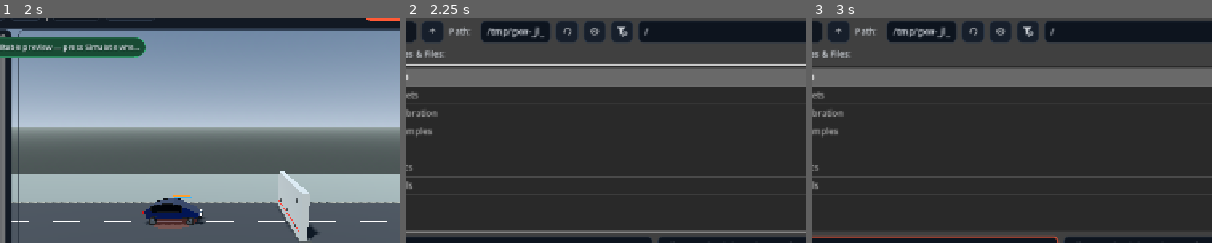
Above: before the commit, frames 1-3 (left to right).
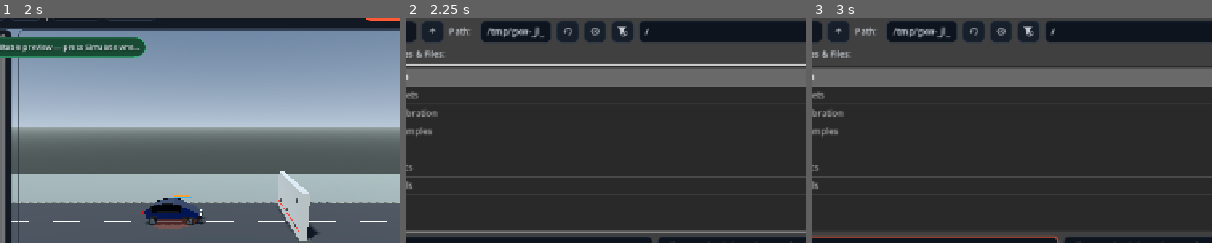
Above: after the commit, the same moments.

Repository: ArrowSK/crashvector
Game: Godot game, scene res://app/main.tscn
The game is run twice, just before and just after one commit, with the same random seed, the same clock (stepped at 60 frames per second) and the same inputs.
Inputs (mouse positions are % of the whole screen's width and height, from its top left):
- Up to frame 1 (2 s): click "New" at 0.5 s; click "New" at 1.25 s
- Up to frame 2 (2.25 s): click "Open" at 2 s
- Up to frame 3 (3 s): click (36, 59) at 2.77 s; type "12" at 2.85 s
The pictures show only the part of the screen within x 21-71%, y 8-58%; the shares and areas given below are measured in that part.

Frame 1 is identical in both runs. In frame 2, 0.1% of the frame differs, in the area x 39-61%, y 3-9%; in frame 3, 0.1%.

Commit message:
M11: preserve passenger-cell topology under severe crush

Diff:
--- a/src/vehicles/passenger_car_builder.gd
+++ b/src/vehicles/passenger_car_builder.gd
@@ -208,8 +208,19 @@
 		var front_station := rear_station + 1
 		_add_profile_beam(model, CompactHatchbackBuilder.node_index(rear_station, 0), CompactHatchbackBuilder.node_index(front_station, 3), &"safety_cell", stiffness_scale, &"safety_cell_diagonal", 1.0)
 		_add_profile_beam(model, CompactHatchbackBuilder.node_index(rear_station, 1), CompactHatchbackBuilder.node_index(front_station, 2), &"safety_cell", stiffness_scale, &"safety_cell_diagonal", 1.0)
-	_add_profile_beam(model, CompactHatchbackBuilder.node_index(CompactHatchbackBuilder.CABIN_REAR_STATION, 0), CompactHatchbackBuilder.node_index(CompactHatchbackBuilder.CABIN_FRONT_STATION, 2), &"safety_cell", stiffness_scale, &"safety_cell_long_diagonal", 1.0)
-	_add_profile_beam(model, CompactHatchbackBuilder.node_index(CompactHatchbackBuilder.CABIN_REAR_STATION, 1), CompactHatchbackBuilder.node_index(CompactHatchbackBuilder.CABIN_FRONT_STATION, 3), &"safety_cell", stiffness_scale, &"safety_cell_long_diagonal", 1.0)
+	_add_profile_beam(model, CompactHatchbackBuilder.node_index(CompactHatchbackBuilder.CABIN_REAR_STATION, 0), CompactHatchbackBuilder.node_index(CompactHatchbackBuilder.CABIN_FRONT_STATION, 2), &"safety_cell", stiffness_scale, &"safety_cell_long_diagonal", 1.25)
+	_add_profile_beam(model, CompactHatchbackBuilder.node_index(CompactHatchbackBuilder.CABIN_REAR_STATION, 1), CompactHatchbackBuilder.node_index(CompactHatchbackBuilder.CABIN_FRONT_STATION, 3), &"safety_cell", stiffness_scale, &"safety_cell_long_diagonal", 1.25)
+	# Long rocker/roof ties keep the protected cell ordered longitudinally after
+	# the engine-bay crush sections have exhausted their travel. They are not a
+	# rigid proxy: they use the same plastic safety-cell beam law, but span the
+	# complete cabin so adjacent stations cannot fold through one another.
+	for corner in range(4):
+		_add_profile_beam(
+			model,
+			CompactHatchbackBuilder.node_index(CompactHatchbackBuilder.CABIN_REAR_STATION, corner),
+			CompactHatchbackBuilder.node_index(CompactHatchbackBuilder.CABIN_FRONT_STATION, corner),
+			&"safety_cell", stiffness_scale, &"safety_cell_longitudinal_tie", 1.60
+		)
 
 static func _add_bending_constraints(model: StructuralModel, stiffness_scale: float) -> void:
 	var s := maxf(stiffness_scale, 0.1)
@@ -223,16 +234,13 @@
 				&"front_bending", k, 420.0 * sqrt(s), deg_to_rad(6.0), deg_to_rad(68.0), deg_to_rad(118.0), 18.0, component
 			)
 
-	# The passenger cell gets much stronger angular constraints. It can flex,
-	# but a symmetric frontal impact must predominantly shorten the engine bay
-	# rather than rotate the cell around a single nose node.
 	for corner in range(4):
 		for station in range(CompactHatchbackBuilder.CABIN_REAR_STATION + 1, CompactHatchbackBuilder.CABIN_FRONT_STATION):
 			model.add_bending_constraint(
 				CompactHatchbackBuilder.node_index(station - 1, corner),
 				CompactHatchbackBuilder.node_index(station, corner),
 				CompactHatchbackBuilder.node_index(station + 1, corner),
-				&"safety_cell_bending", 85000.0 * s, 1200.0 * sqrt(s), deg_to_rad(3.0), deg_to_rad(12.0), deg_to_rad(32.0), 3.0, &"safety_cell"
+				&"safety_cell_bending", 110000.0 * s, 1350.0 * sqrt(s), deg_to_rad(3.0), deg_to_rad(15.0), deg_to_rad(45.0), 2.5, &"safety_cell"
 			)
 
 static func _profile_for_station(station: int) -> StringName:
@@ -276,6 +284,6 @@
 			beam = model.add_beam(a, b, profile, 1250000.0 * s * m, 4200.0 * sqrt(s) * sqrt(m), 0.040, 0.42, 0.64, 15.0)
 			beam.configure_progressive_curve(0.42, 0.32, 0.70, component)
 		_:
-			beam = model.add_beam(a, b, &"safety_cell", 5400000.0 * s * m, 7600.0 * sqrt(s) * sqrt(m), 0.080, 0.16, 0.30, 6.0)
+			beam = model.add_beam(a, b, &"safety_cell", 7200000.0 * s * m, 9000.0 * sqrt(s) * sqrt(m), 0.080, 0.20, 0.48, 5.0)
 			beam.component = component
 	return beam
